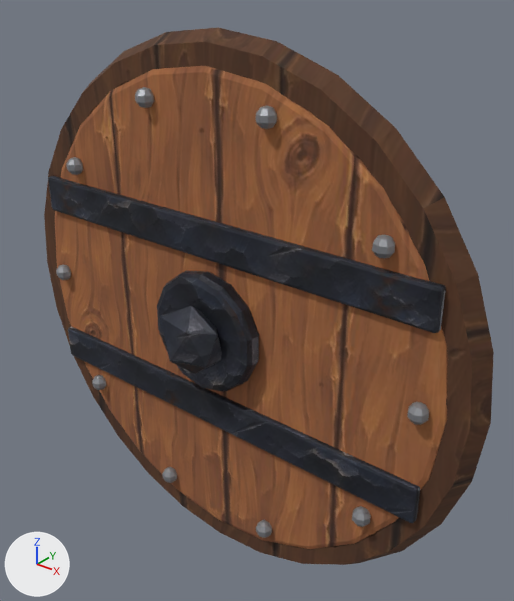
Two versions of the glTF model assets/models/items/shield_stone.glb, one commit apart.
Both versions are drawn from a camera (50 mm lens) standing at (0.542, -0.624, 0.78) and looking at (0.028, 0.019, 0.382). Lighting does not change. The marker at lower left points along +X, +Y and +Z. The picture after the commit comes second. Vertices at exactly the same position are counted once.

Names of what the first picture shows: 'model'.
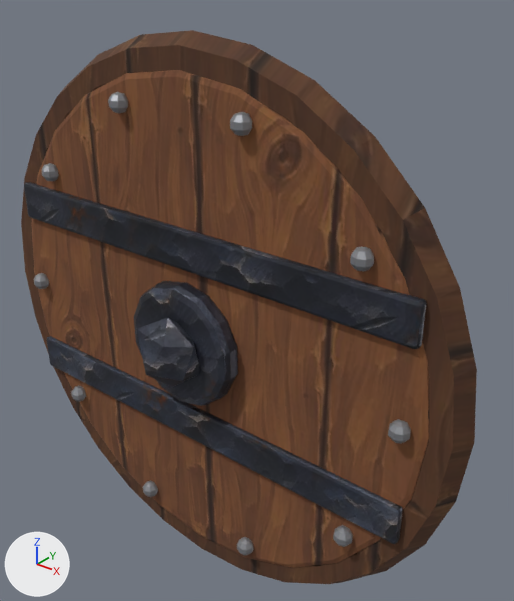
The newer file is also turned or shifted as a whole; pictures and numbers use the older file's frame.

Changed parts and their boxes [x1, y1, x2, y2] in the pictures (514 x 601 px; the box of a moved part takes in the faces that stretch with it):
'model', reshaped
    before: [44, 28, 494, 565]
    after: [21, 30, 477, 584]
part 1 of me_wrap, moved or reshaped
    before: [48, 176, 446, 333]
    after: [24, 182, 427, 349]
part 2 of me_wrap, moved or reshaped
    before: [55, 66, 448, 549]
    after: [31, 70, 429, 568]
part 3 of me_wrap, moved or reshaped
    before: [44, 28, 494, 565]
    after: [21, 30, 477, 584]
part 4 of me_wrap, moved or reshaped
    before: [157, 271, 259, 392]
    after: [134, 281, 238, 406]
part 5 of me_wrap, moved or reshaped
    before: [160, 306, 222, 374]
    after: [136, 318, 199, 387]
part 6 of me_wrap, moved or reshaped
    before: [68, 326, 420, 523]
    after: [46, 336, 403, 544]
part 7 of me_wrap, moved or reshaped
    before: [407, 402, 429, 425]
    after: [388, 419, 411, 444]
part 8 of me_wrap, moved or reshaped
    before: [372, 235, 395, 258]
    after: [350, 246, 374, 271]
part 9 of me_wrap, moved or reshaped
    before: [256, 106, 277, 129]
    after: [230, 112, 252, 136]
part 10 of me_wrap, moved or reshaped
    before: [135, 87, 154, 108]
    after: [108, 92, 128, 114]
part 11 of me_wrap, moved or reshaped
    before: [66, 157, 83, 175]
    after: [41, 163, 59, 181]
part 12 of me_wrap, moved or reshaped
    before: [56, 265, 71, 280]
    after: [33, 273, 49, 289]
part 13 of me_wrap, moved or reshaped
    before: [92, 375, 106, 390]
    after: [71, 386, 86, 402]
part 14 of me_wrap, moved or reshaped
    before: [162, 467, 177, 483]
    after: [143, 480, 158, 497]
part 15 of me_wrap, moved or reshaped
    before: [256, 520, 272, 538]
    after: [237, 537, 253, 555]
part 16 of me_wrap, moved or reshaped
    before: [352, 506, 371, 527]
    after: [333, 525, 353, 547]

Edits to the bpy script that builds the scene:
```text
Add img_iron_a:
    img_iron_a = load_image('iron_a', '_unpacked/iron_a', 512, 512, 'sRGB')
Add mat_iron_a:
    mat_iron_a = principled_material('iron_a')
    mat_iron_a.texture = img_iron_a
    mat_iron_a.metallic = 0.6
    mat_iron_a.roughness = 0.45
Change me_wrap:
    used by ob_model
    remove me_wrap.from_pydata(...)  # 2628 vertices, 5136 faces; spans x -0.355..0.355, y -0.099..0.099, z 0.0..0.71
    add me_wrap.from_pydata(...)  # 2796 vertices, 5472 faces; spans x -0.355..0.355, y -0.139..0.099, z 0.0..0.71
    me_wrap part 1: the loose piece of 56 vertices spanning x -0.3..0.3, y -0.044..-0.032, z 0.45..0.5 is moved by (0.0, -0.04, 0.0)
    me_wrap part 2: the loose piece of 144 vertices spanning x -0.32..0.32, y -0.037..0.013, z 0.035..0.675 is moved by (0.0, -0.04, 0.0), in mat_wood_b (picture img_wood_b)
    me_wrap part 3: the loose piece of 168 vertices spanning x -0.355..0.355, y -0.034..0.009, z 0.0..0.71 is moved by (0.0, -0.04, 0.0)
    me_wrap part 4: the loose piece of 84 vertices spanning x -0.078..0.078, y -0.062..-0.032, z 0.275..0.435 is moved by (0.0, -0.04, 0.0), in mat_iron_a (picture img_iron_a)
    me_wrap part 5: the loose piece of 12 vertices spanning x -0.041..0.041, y -0.099..-0.047, z 0.305..0.401 is moved by (0.0, -0.04, 0.0), in mat_iron_a (picture img_iron_a)
    me_wrap part 6: the loose piece of 56 vertices spanning x -0.3..0.3, y -0.044..-0.032, z 0.21..0.26 is moved by (0.0, -0.04, 0.0), in mat_iron_a (picture img_iron_a)
    me_wrap part 7: the loose piece of 34 vertices spanning x 0.279..0.301, y -0.054..-0.031, z 0.343..0.367 is moved by (0.0, -0.04, 0.0)
    me_wrap part 8: the loose piece of 34 vertices spanning x 0.223..0.246, y -0.054..-0.031, z 0.513..0.537 is moved by (0.0, -0.04, 0.0)
    me_wrap part 9: the loose piece of 34 vertices spanning x 0.078..0.101, y -0.054..-0.031, z 0.619..0.643 is moved by (0.0, -0.04, 0.0)
    me_wrap part 10: the loose piece of 34 vertices spanning x -0.101..-0.078, y -0.054..-0.031, z 0.619..0.643 is moved by (0.0, -0.04, 0.0)
    me_wrap part 11: the loose piece of 34 vertices spanning x -0.246..-0.223, y -0.054..-0.031, z 0.513..0.537 is moved by (0.0, -0.04, 0.0)
    me_wrap part 12: the loose piece of 34 vertices spanning x -0.301..-0.279, y -0.054..-0.031, z 0.343..0.367 is moved by (0.0, -0.04, 0.0)
    me_wrap part 13: the loose piece of 34 vertices spanning x -0.246..-0.223, y -0.054..-0.031, z 0.173..0.197 is moved by (0.0, -0.04, 0.0)
    me_wrap part 14: the loose piece of 34 vertices spanning x -0.101..-0.078, y -0.054..-0.031, z 0.067..0.091 is moved by (0.0, -0.04, 0.0)
    me_wrap part 15: the loose piece of 34 vertices spanning x 0.078..0.101, y -0.054..-0.031, z 0.067..0.091 is moved by (0.0, -0.04, 0.0)
    me_wrap part 16: the loose piece of 34 vertices spanning x 0.223..0.246, y -0.054..-0.031, z 0.173..0.197 is moved by (0.0, -0.04, 0.0)
    other edits to the shape of me_wrap do not show in these pictures
    remove me_wrap.materials.append(mat_wood_c)  # picture img_wood_c
    remove me_wrap.materials.append(mat_iron_c)  # picture img_iron_c
    add me_wrap.materials.append(mat_iron_a)  # picture img_iron_a
```
